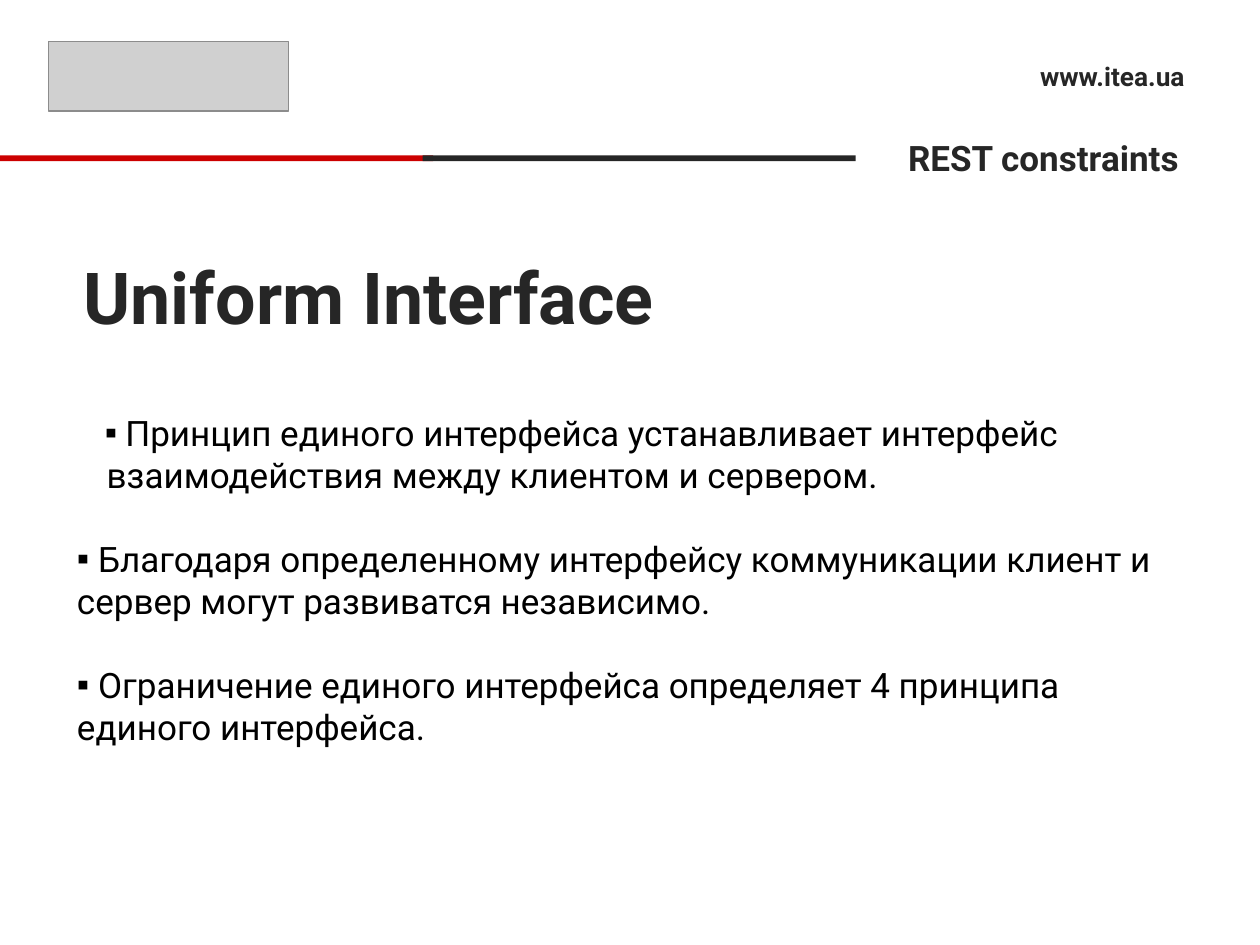
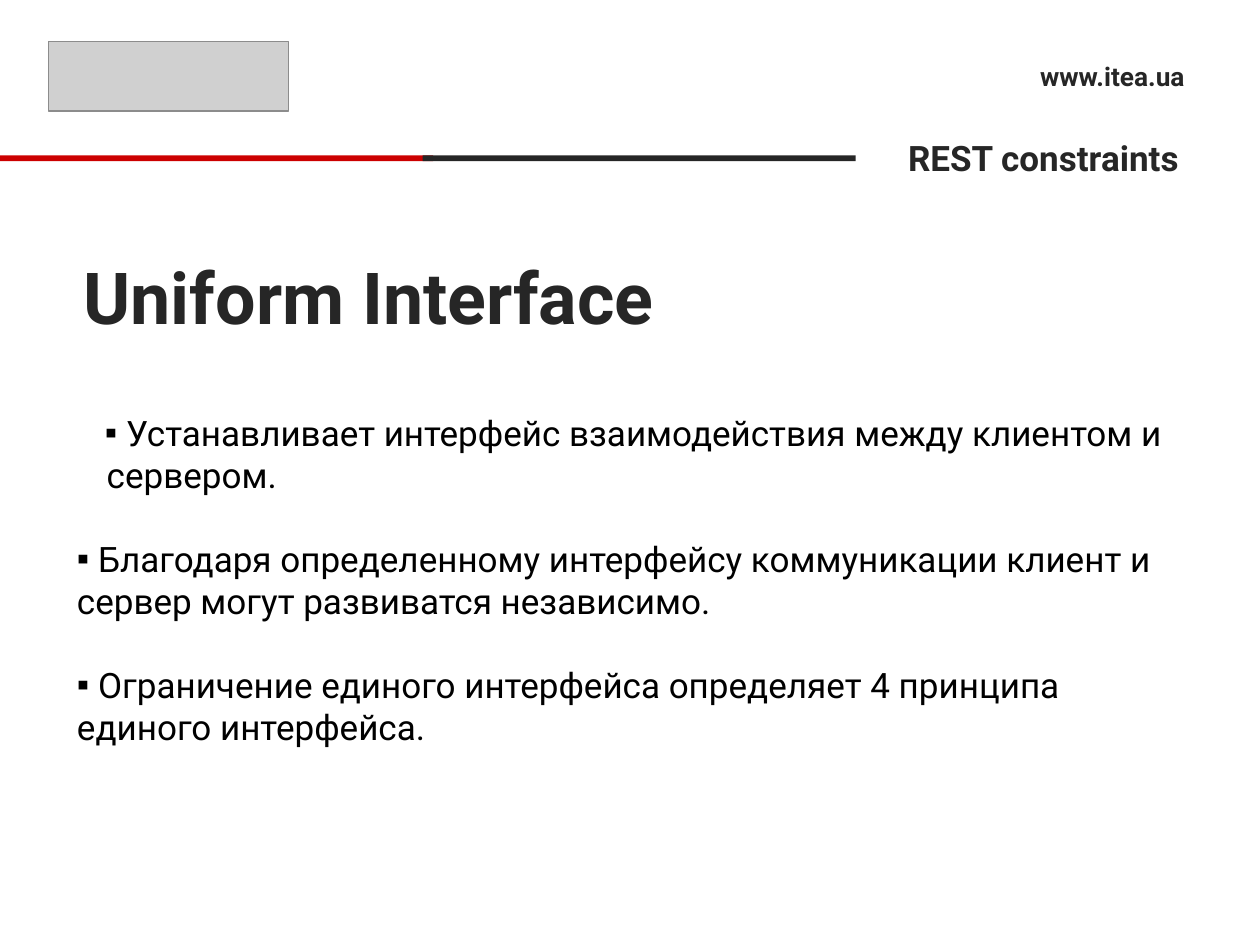
Before and after one commit to RusyaOne/NetCore_09.12.2020, a slide deck: slide 8 of 5.Controller/RestApi.pptx. Drawn at 1260x945 pixels with LibreOffice and Linux fonts; fonts in the diff are those of the drawing; grey boxes stand for pictures. Boxes give left, top, right and bottom in pixels: in the first picture for what was removed or moved away, otherwise in the second. Text is boxed around its words. In the diff, an @@ line names an element or a change of style, - is before the commit and + after.

```diff
--- a/5.Controller/RestApi.pptx
+++ b/5.Controller/RestApi.pptx
@@ text at bbox=[107, 419, 1161, 495]: text changed @@
-▪ Принцип единого интерфейса устанавливает интерфейс взаимодействия между клиентом и сервером.
+▪ Устанавливает интерфейс взаимодействия между клиентом и сервером.
```
Also in this commit, not shown: 6 other files.
